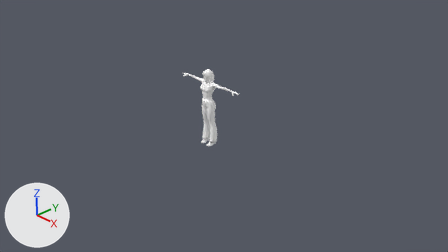
The Blender file vishva/assets/characters/Joan/Joan.blend, before and after one commit.
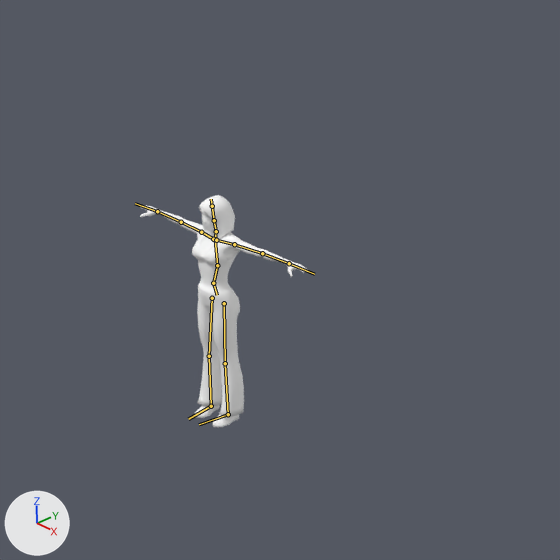
Each version appears first from the file's camera 'Camera', and next in a close-up on the part from 30% to 72% of the width and 2% to 76% of the height. Lighting does not change. The marker at lower left points along +X, +Y and +Z. The bones that bend it are drawn over the model as lines in the close-ups.

The first close-up shows 'Joan'.
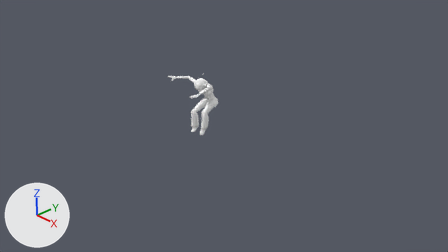
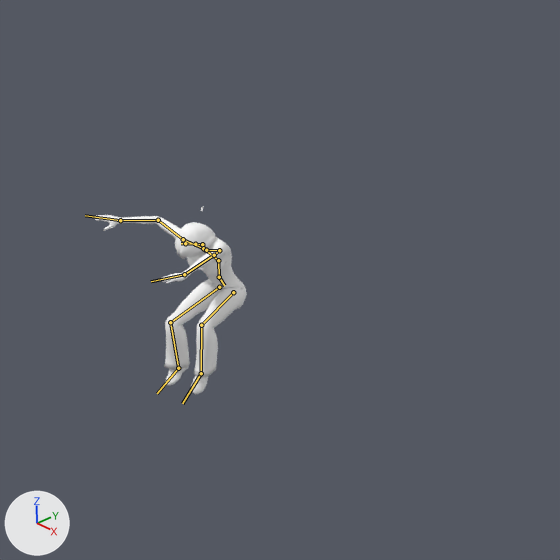
The newer file adds an action. The first version stands in its rest pose; the second is drawn at frame 7 of the action 'idleJump'.

Where the change shows, as pixel boxes [x1, y1, x2, y2] in the close-ups (560 x 560 px):
```json
{"object": "Joan", "change": "posed", "before": [140, 195, 308, 427], "after": [94, 207, 247, 395], "on screen": "9% narrower, 19% shorter"}
{"bone": "hip", "before": "(213, 283) to (217, 295)", "after": "(219, 277) to (224, 285)"}
{"bone": "rThigh", "before": "(212, 298) to (209, 356)", "after": "(219, 287) to (170, 322)"}
{"bone": "rShin", "before": "(209, 356) to (211, 406)", "after": "(170, 322) to (178, 368)"}
{"bone": "rFoot", "before": "(211, 406) to (188, 419)", "after": "(178, 368) to (157, 393)"}
{"bone": "abdomen", "before": "(213, 283) to (217, 265)", "after": "(219, 277) to (218, 260)"}
{"bone": "chest", "before": "(217, 265) to (215, 239)", "after": "(218, 260) to (205, 249)"}
{"bone": "neck", "before": "(216, 231) to (214, 220)", "after": "(202, 244) to (195, 244)"}
{"bone": "rCollar", "before": "(213, 239) to (201, 232)", "after": "(203, 248) to (183, 239)"}
{"bone": "rShldr", "before": "(201, 232) to (181, 222)", "after": "(183, 239) to (158, 220)"}
{"bone": "rForeArm", "before": "(181, 222) to (157, 211)", "after": "(158, 220) to (120, 220)"}
{"bone": "rHand", "before": "(157, 211) to (135, 203)", "after": "(120, 220) to (85, 215)"}
{"bone": "lCollar", "before": "(216, 240) to (234, 244)", "after": "(206, 250) to (219, 250)"}
{"bone": "lShldr", "before": "(234, 244) to (262, 253)", "after": "(219, 250) to (214, 255)"}
{"bone": "lForeArm", "before": "(262, 253) to (289, 263)", "after": "(214, 255) to (184, 274)"}
{"bone": "lHand", "before": "(289, 263) to (314, 274)", "after": "(184, 274) to (151, 281)"}
{"bone": "lThigh", "before": "(224, 303) to (225, 363)", "after": "(233, 292) to (201, 325)"}
{"bone": "lShin", "before": "(225, 363) to (228, 414)", "after": "(201, 325) to (201, 373)"}
{"bone": "lFoot", "before": "(228, 414) to (199, 424)", "after": "(201, 373) to (182, 403)"}
```

Scene script edits in JSON lines:
```json
{"block": "bone_hip", "where": "bone_hip = bpy.data.objects['Armature'].pose.bones['hip']"}
{"op": "set", "path": "bone_hip.location", "old": "(0.0, 0.0, 0.0)", "new": "(-0.008, -0.008, 0.07)"}
{"op": "set", "path": "bone_hip.rotation_quaternion", "old": "(1.0, 0.0, 0.0, 0.0)", "new": "(0.986, 0.153, -0.045, 0.051)", "note": "degrees (0, 0, 0) -> degrees (17, -6, 5)"}
{"block": "bone_rthigh", "where": "bone_rthigh = bpy.data.objects['Armature'].pose.bones['rThigh']  # child of 'hip'"}
{"op": "set", "path": "bone_rthigh.rotation_quaternion", "old": "(1.0, 0.0, 0.0, 0.0)", "new": "(0.751, 0.167, 0.074, 0.634)", "note": "degrees (0, 0, 0) -> degrees (20, -6, 79)"}
{"block": "bone_rshin", "where": "bone_rshin = bpy.data.objects['Armature'].pose.bones['rShin']  # child of 'rThigh'"}
{"op": "set", "path": "bone_rshin.rotation_quaternion", "old": "(1.0, 0.0, 0.0, 0.0)", "new": "(0.999, -0.493, 0.025, 0.615)", "note": "degrees (0, 0, 0) -> degrees (-40, 24, 54)"}
{"block": "bone_rfoot", "where": "bone_rfoot = bpy.data.objects['Armature'].pose.bones['rFoot']  # child of 'rShin'"}
{"op": "set", "path": "bone_rfoot.rotation_quaternion", "old": "(1.0, 0.0, 0.0, 0.0)", "new": "(0.978, 0.149, 0.146, -0.009)", "note": "degrees (0, 0, 0) -> degrees (18, 17, 1)"}
{"block": "bone_abdomen", "where": "bone_abdomen = bpy.data.objects['Armature'].pose.bones['abdomen']  # child of 'hip'"}
{"op": "set", "path": "bone_abdomen.rotation_quaternion", "old": "(1.0, 0.0, 0.0, 0.0)", "new": "(0.998, 0.07, 0.002, -0.002)", "note": "degrees (0, 0, 0) -> degrees (8, 0, 0)"}
{"block": "bone_chest", "where": "bone_chest = bpy.data.objects['Armature'].pose.bones['chest']  # child of 'abdomen'"}
{"op": "set", "path": "bone_chest.rotation_quaternion", "old": "(1.0, 0.0, 0.0, 0.0)", "new": "(0.99, 0.14, -0.002, -0.008)", "note": "degrees (0, 0, 0) -> degrees (16, 0, -1)"}
{"block": "bone_neck", "where": "bone_neck = bpy.data.objects['Armature'].pose.bones['neck']  # child of 'neckDummy'"}
{"op": "set", "path": "bone_neck.rotation_quaternion", "old": "(1.0, 0.0, 0.0, 0.0)", "new": "(0.985, 0.168, -0.013, -0.024)", "note": "degrees (0, 0, 0) -> degrees (19, -1, -3)"}
{"block": "bone_rcollar", "where": "bone_rcollar = bpy.data.objects['Armature'].pose.bones['rCollar']  # child of 'chest'"}
{"op": "set", "path": "bone_rcollar.rotation_quaternion", "old": "(1.0, 0.0, 0.0, 0.0)", "new": "(0.955, 0.138, -0.001, -0.261)", "note": "degrees (0, 0, 0) -> degrees (15, 4, -30)"}
{"block": "bone_rshldr", "where": "bone_rshldr = bpy.data.objects['Armature'].pose.bones['rShldr']  # child of 'rCollar'"}
{"op": "set", "path": "bone_rshldr.rotation_quaternion", "old": "(1.0, 0.0, 0.0, 0.0)", "new": "(0.956, -0.198, 0.122, 0.177)", "note": "degrees (0, 0, 0) -> degrees (-21, 18, 18)"}
{"block": "bone_rforearm", "where": "bone_rforearm = bpy.data.objects['Armature'].pose.bones['rForeArm']  # child of 'rShldr'"}
{"op": "set", "path": "bone_rforearm.rotation_quaternion", "old": "(1.0, 0.0, 0.0, 0.0)", "new": "(1.0, 0.322, 0.004, 0.011)", "note": "degrees (0, 0, 0) -> degrees (36, 0, 1)"}
{"block": "bone_rhand", "where": "bone_rhand = bpy.data.objects['Armature'].pose.bones['rHand']  # child of 'rForeArm'"}
{"op": "set", "path": "bone_rhand.rotation_quaternion", "old": "(1.0, 0.0, 0.0, 0.0)", "new": "(0.987, -0.008, 0.079, -0.139)", "note": "degrees (0, 0, 0) -> degrees (-2, 9, -16)"}
{"block": "bone_lcollar", "where": "bone_lcollar = bpy.data.objects['Armature'].pose.bones['lCollar']  # child of 'chest'"}
{"op": "set", "path": "bone_lcollar.rotation_quaternion", "old": "(1.0, 0.0, 0.0, 0.0)", "new": "(0.976, 0.062, 0.011, 0.206)", "note": "degrees (0, 0, 0) -> degrees (7, 0, 24)"}
{"block": "bone_lshldr", "where": "bone_lshldr = bpy.data.objects['Armature'].pose.bones['lShldr']  # child of 'lCollar'"}
{"op": "set", "path": "bone_lshldr.rotation_quaternion", "old": "(1.0, 0.0, 0.0, 0.0)", "new": "(0.921, 0.238, -0.198, 0.236)", "note": "degrees (0, 0, 0) -> degrees (23, -28, 23)"}
{"block": "bone_lforearm", "where": "bone_lforearm = bpy.data.objects['Armature'].pose.bones['lForeArm']  # child of 'lShldr'"}
{"op": "set", "path": "bone_lforearm.rotation_quaternion", "old": "(1.0, 0.0, 0.0, 0.0)", "new": "(1.0, 0.392, -0.005, -0.011)", "note": "degrees (0, 0, 0) -> degrees (43, 0, -1)"}
{"block": "bone_lhand", "where": "bone_lhand = bpy.data.objects['Armature'].pose.bones['lHand']  # child of 'lForeArm'"}
{"op": "set", "path": "bone_lhand.rotation_quaternion", "old": "(1.0, 0.0, 0.0, 0.0)", "new": "(0.934, 0.043, -0.309, 0.174)", "note": "degrees (0, 0, 0) -> degrees (-2, -36, 22)"}
{"block": "bone_lthigh", "where": "bone_lthigh = bpy.data.objects['Armature'].pose.bones['lThigh']  # child of 'hip'"}
{"op": "set", "path": "bone_lthigh.rotation_quaternion", "old": "(1.0, 0.0, 0.0, 0.0)", "new": "(0.659, 0.11, -0.145, -0.73)", "note": "degrees (0, 0, 0) -> degrees (21, -2, -96)"}
{"block": "bone_lshin", "where": "bone_lshin = bpy.data.objects['Armature'].pose.bones['lShin']  # child of 'lThigh'"}
{"op": "set", "path": "bone_lshin.rotation_quaternion", "old": "(1.0, 0.0, 0.0, 0.0)", "new": "(0.999, -0.598, 0.008, -0.675)", "note": "degrees (0, 0, 0) -> degrees (-48, -26, -57)"}
{"block": "bone_lfoot", "where": "bone_lfoot = bpy.data.objects['Armature'].pose.bones['lFoot']  # child of 'lShin'"}
{"op": "set", "path": "bone_lfoot.rotation_quaternion", "old": "(1.0, 0.0, 0.0, 0.0)", "new": "(0.949, 0.312, -0.03, 0.026)", "note": "degrees (0, 0, 0) -> degrees (36, -4, 2)"}
```
